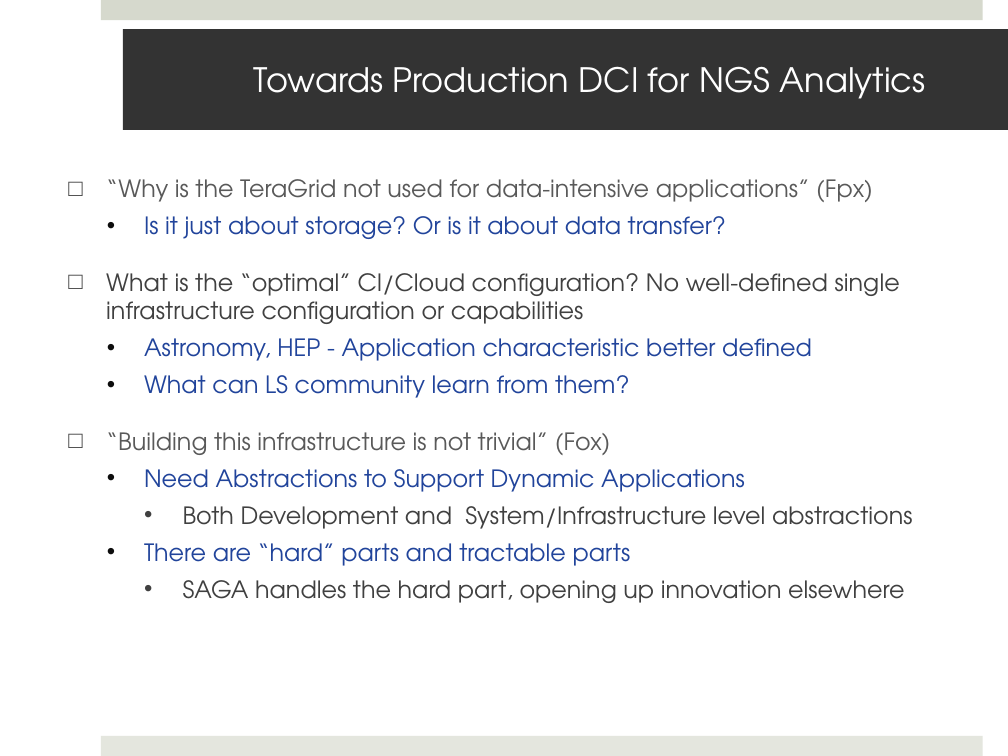
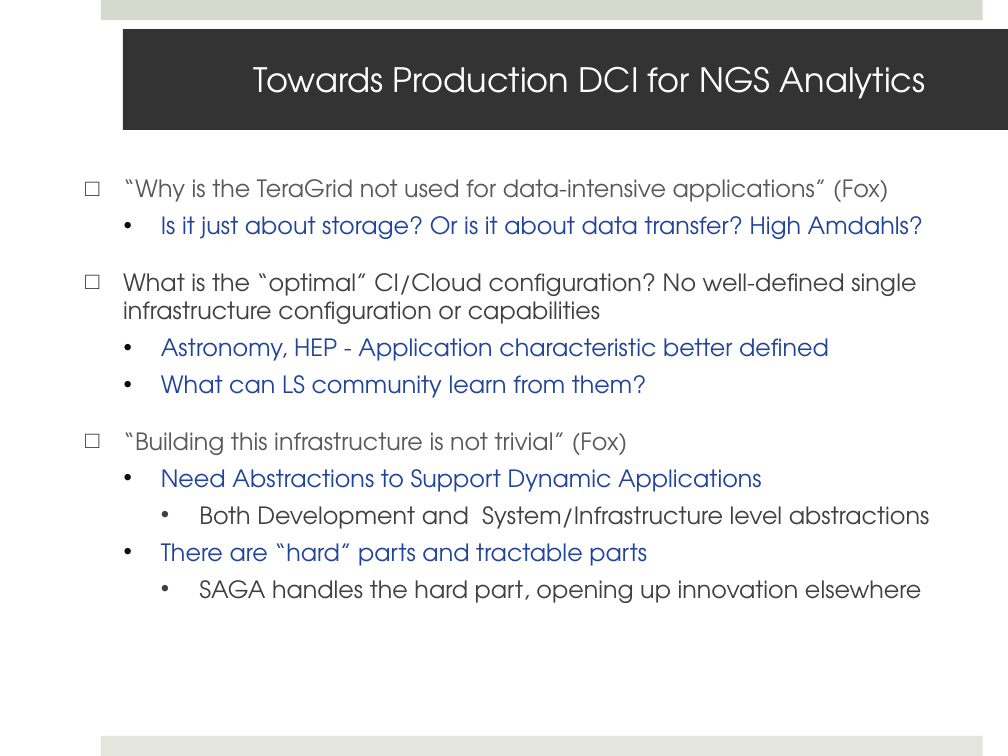
Before and after one commit to saga-project/saga-cpp-legacy-projects, a slide deck: slide 17 of saga-talks/ecmls11-dare.pptx (slide 16 before the commit). Drawn at 1008x756 pixels with LibreOffice and Linux fonts; fonts in the diff are those of the drawing; background and template pictures are left out. Boxes give left, top, right and bottom in pixels: in the first picture for what was removed or moved away, otherwise in the second. Text is boxed around its words. In the diff, an @@ line names an element or a change of style, - is before the commit and + after.

Commit message:
First draft of SAGA-MAGIC presentation
   Some pending changes from ECMSL presentation

```diff
--- a/saga-talks/ecmls11-dare.pptx
+++ b/saga-talks/ecmls11-dare.pptx
@@ text "“Why is the TeraGrid not ...": place and size @@
-text "“Why is the TeraGrid not ..." at bbox=[106, 179, 913, 603]
+text "“Why is the TeraGrid not ..." at bbox=[123, 179, 930, 603]
@@ text at bbox=[123, 179, 923, 239]: text changed @@
-□ “Why is the TeraGrid not used for data-intensive applications” (Fpx)
-  • Is it just about storage? Or is it about data transfer?
+□ “Why is the TeraGrid not used for data-intensive applications” (Fox)
+  • Is it just about storage? Or is it about data transfer? High Amdahls?
```
Also in this commit, not shown: 7 other slides changed, 1 slide added, 1 other file.
